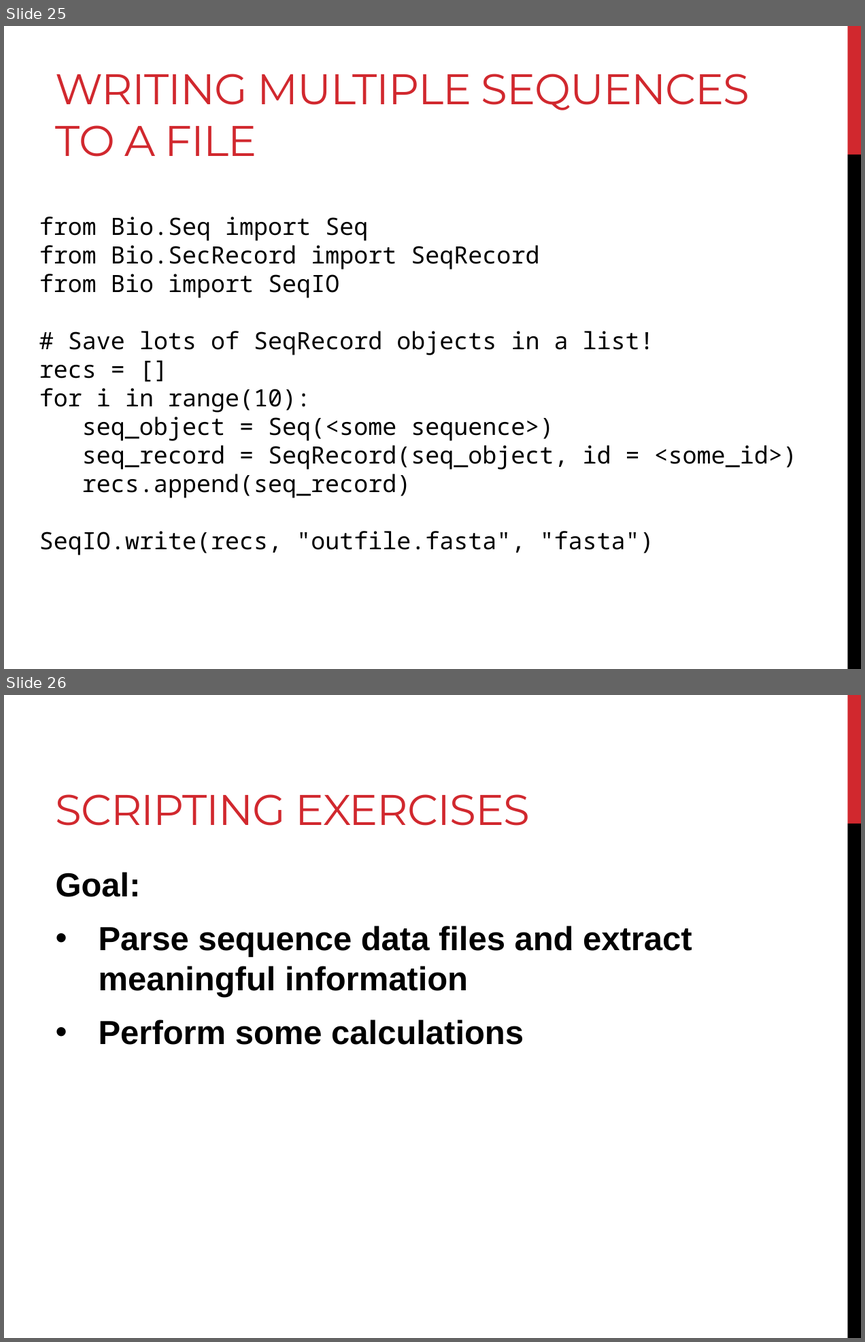
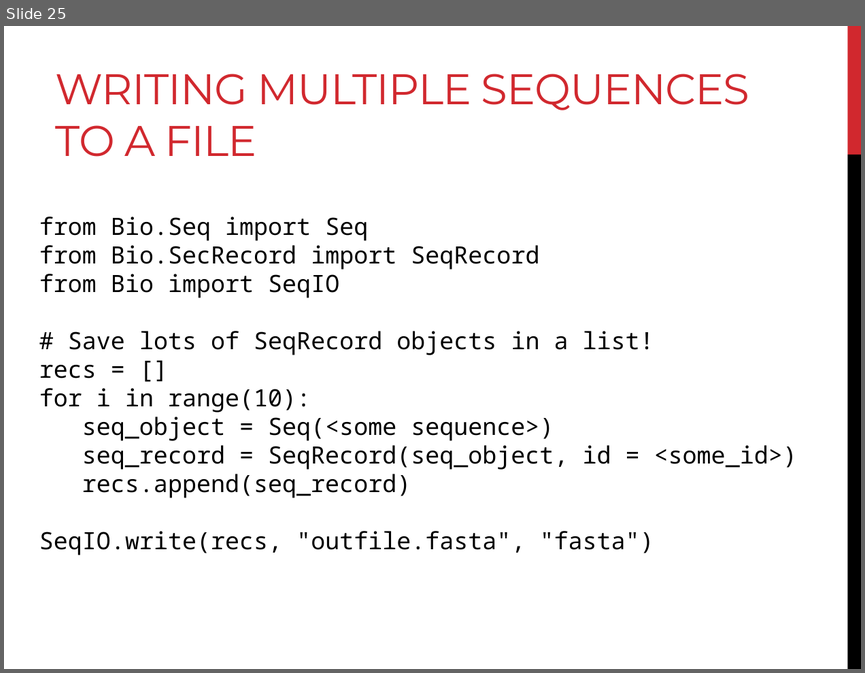
Before and after one commit to BjornFJohansson/ccbb_bigdata2015_python, a slide deck: slides/slides_biopython.pptx. Shown one above the other, each under a label of ours: slides 25 and 26 before the commit, slide 25 after it. The pictures are 865x1342 and 865x673 pixels, drawn with LibreOffice and Linux fonts; fonts in the diff are those of the drawing. Boxes give left, top, right and bottom in pixels: in the first picture for what was removed or moved away, otherwise in the second. Text is boxed around its words. In the diff, an @@ line names an element or a change of style, - is before the commit and + after.

Commit message:
biopython slides no longer have scripting

```diff
--- a/slides/slides_biopython.pptx
+++ b/slides/slides_biopython.pptx
@@ slide 26 removed at box(4, 695, 861, 1338), background #FFFFFF; not listed: 2 template elements that a slide beside it also shows @@
@@ title removed at box(56, 794, 530, 826) @@
-SCRIPTING EXERCISES
@@ text removed at box(56, 872, 692, 1045) @@
-Goal:
-• Parse sequence data files and extract meaningful information
-• Perform some calculations
```
Also in this commit, not shown: 8 other slides removed, 1 other file.
